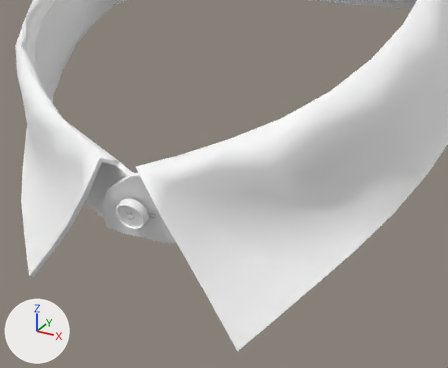
One commit to the glTF model public/models/collars/collar-1.glb: the scene before it, then after it.
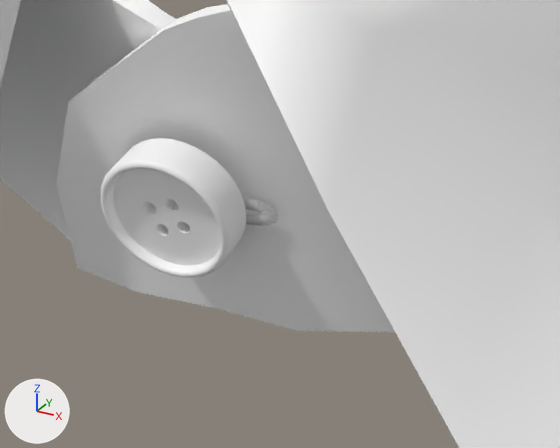
Each version is shown whole from a 50 mm lens placed at (0.1059, -0.184, 1.6733), pointed at (0.0225, -0.0323, 1.5974), then close up from a 50 mm lens placed at (0.0311, -0.0901, 1.6104), pointed at (0.0066, -0.0457, 1.5882). The lights are fixed; the arrows at lower left show +X, +Y and +Z. Where no turn or scale is listed for an object, it has been applied to the vertices.

Objects in the first close-up: 'Collar_Node', 'Collar_Stand_Node', 'MatShape_1135259_Node', 'MatShape_74969_Node'.
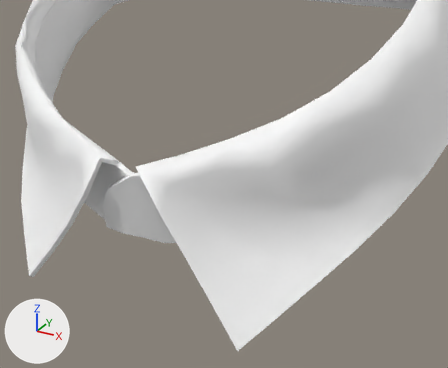
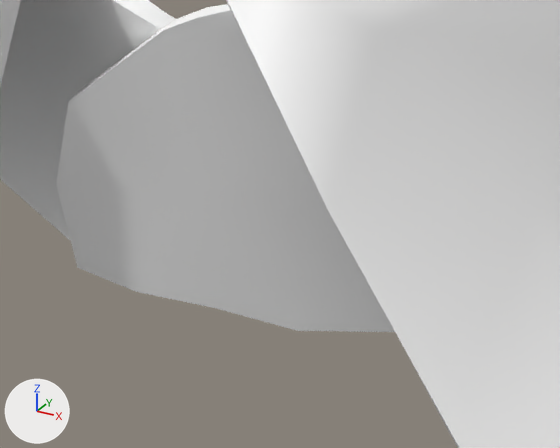
Pixel boxes (x1, y1, x2, y2) of what changed, in the close-ups (560 x 448 px):
'MatShape_74969_Node', deleted
    before: (101, 138, 246, 278)
'MatShape_1135259_Node', deleted
    before: (243, 198, 278, 226)

The change in detail:
Object 'MatShape_1135259_Node' (ob_matshape_1135259_node) is deleted.
Object 'MatShape_74969_Node' (ob_matshape_74969_node) is deleted.
